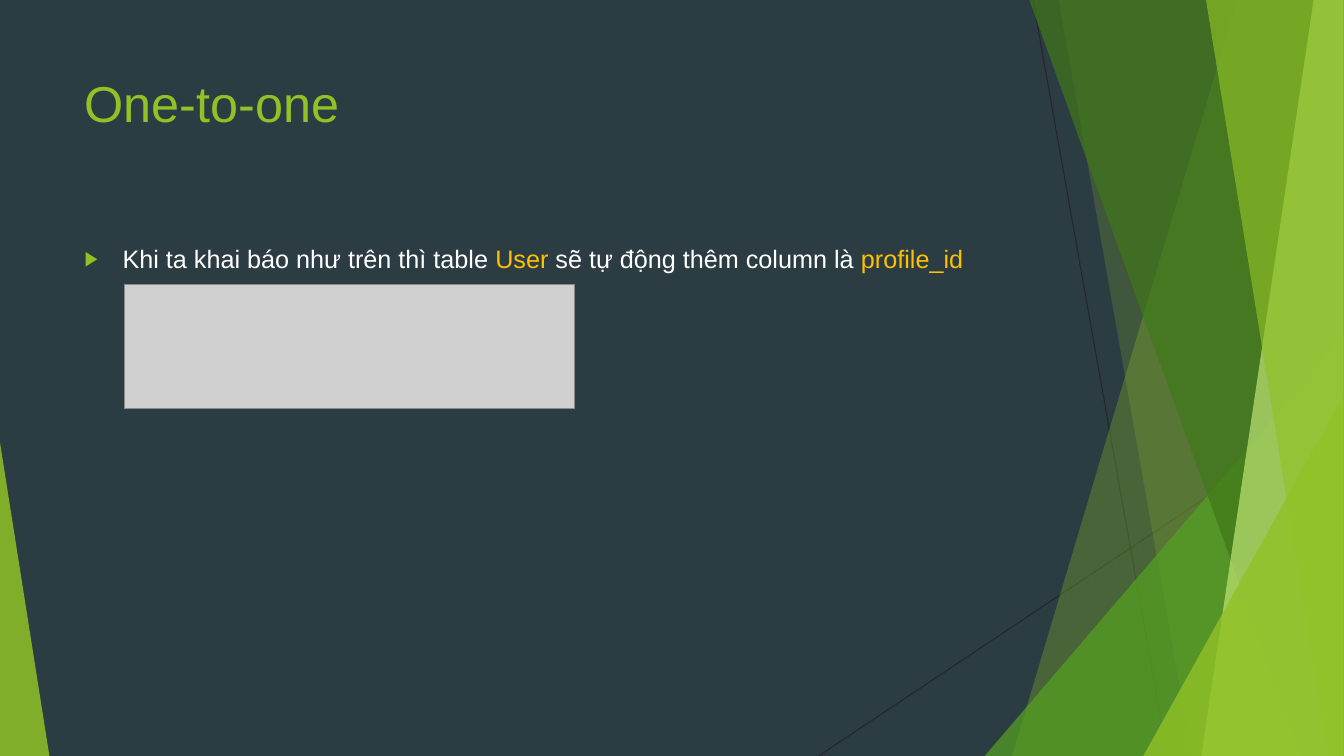
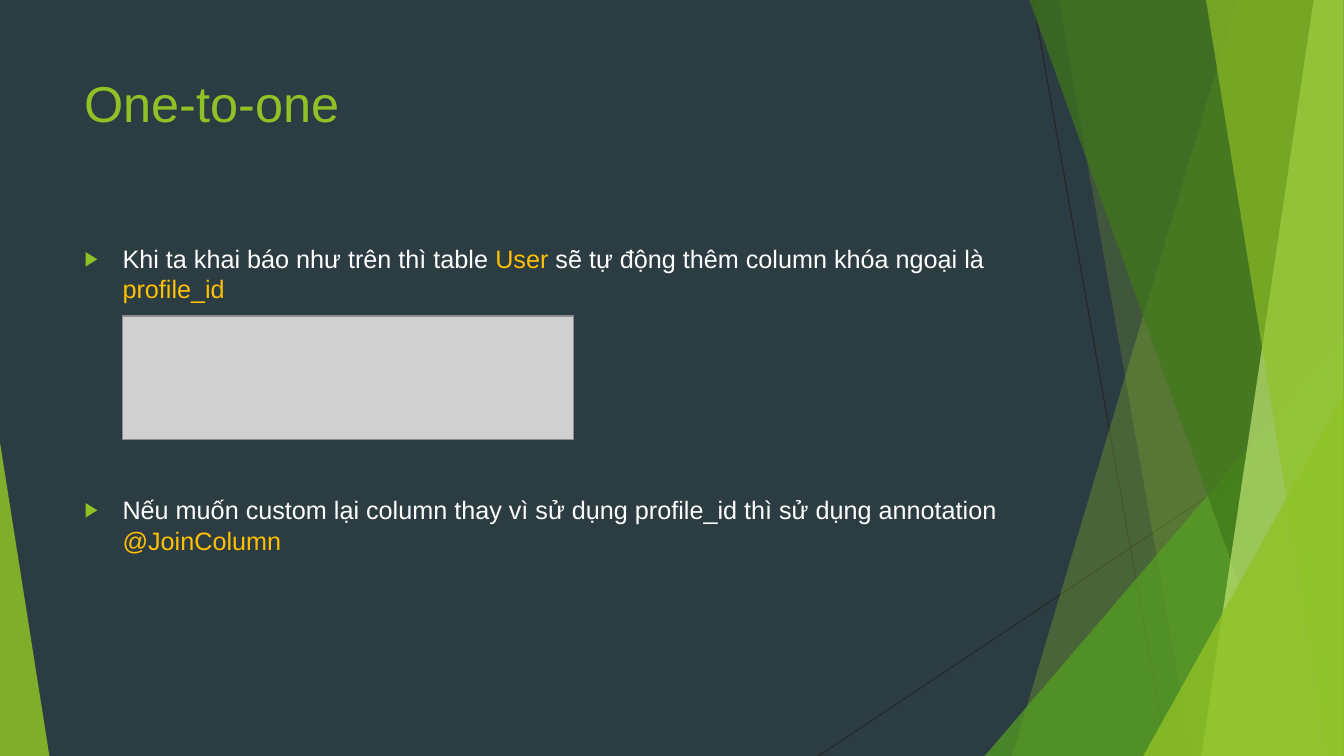
Before and after one commit to sobbingwind/SpringBoot, a slide deck: slide 31 of 07.Spring Data JPA.pptx. Drawn at 1344x756 pixels with LibreOffice and Linux fonts; fonts in the diff are those of the drawing; grey boxes stand for pictures. Boxes give left, top, right and bottom in pixels: in the first picture for what was removed or moved away, otherwise in the second. Text is boxed around its words. In the diff, an @@ line names an element or a change of style, - is before the commit and + after.

```diff
--- a/07.Spring Data JPA.pptx
+++ b/07.Spring Data JPA.pptx
@@ text at box(123, 249, 997, 554): text changed @@
-▶ Khi ta khai báo như trên thì table User sẽ tự động thêm column là profile_id
+▶ Khi ta khai báo như trên thì table User sẽ tự động thêm column khóa ngoại là profile_id
+▶ Nếu muốn custom lại column thay vì sử dụng profile_id thì sử dụng annotation @JoinColumn
@@ picture: place and size @@
-picture at box(124, 284, 575, 408)
+picture at box(123, 317, 574, 441)
```
Also in this commit, not shown: 3 other slides changed, 7 slides added.
